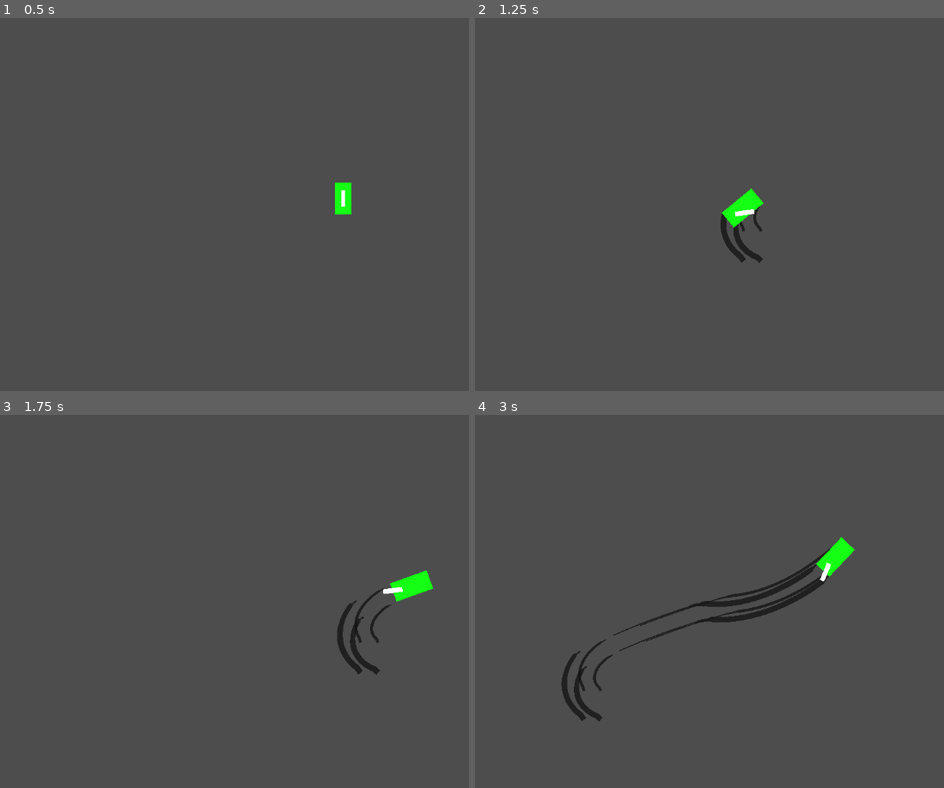
Above: before the commit, frames 1-4 (two rows, left to right).
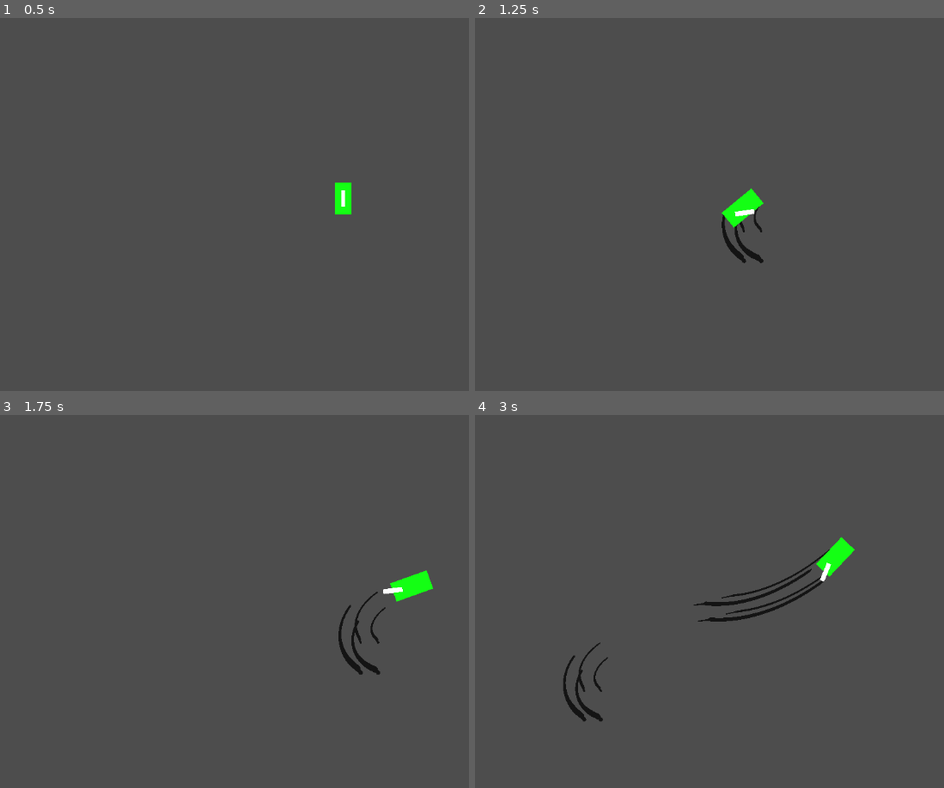
Above: after the commit, the same moments.

Repository: Denomycor/piratesoftware-16
Game: Godot game, scene res://assets/scenes/levels/arena.tscn
Two runs of this game, one before a commit and one after it. Both use one fixed random seed, a clock stepped at 60 frames per second and the inputs below. This scene is started directly instead of the project's main scene.
Inputs (mouse positions are in pixels of both pictures, inside the frame that each line leads up to):
- Up to frame 1 (0.5 s): no input
- Up to frame 2 (1.25 s): tap Enter at 0.5 s; move the mouse to (outside the picture) at 0.52 s; click (outside the picture) at 0.67 s
- Up to frame 3 (1.75 s): move the mouse to (206, 616) at 1.27 s; click (206, 616) at 1.42 s
- Up to frame 4 (3 s): move the mouse to (887, 511) at 2.02 s; click (887, 511) at 2.17 s; move the mouse to (784, 672) at 2.77 s; click (784, 672) at 2.92 s

Frame 1 is identical in both runs. In frame 2, less than 0.1% of the frame differs, in the area x 52-62%, y 50-66%; in frame 3, 0.2%; in frame 4, 0.8%, in the area x 18-77%, y 35-83%.

Commit message:
kinda fixed moving width

Diff:
--- a/assets/scenes/car/car.tscn
+++ b/assets/scenes/car/car.tscn
@@ -44,31 +44,35 @@
 [node name="Wheel" type="Node2D" parent="."]
 position = Vector2(9, -15)
 script = ExtResource("4_wkcph")
+max_points = 400
 max_width = 3.0
-point_duration = 8.0
-min_drift_strength = 30.0
-max_drift_strength = 100.0
+point_duration = 5.0
+min_drift_strength = 50.0
+max_drift_strength = 200.0
 
 [node name="Wheel2" type="Node2D" parent="."]
 position = Vector2(-9, -15)
 script = ExtResource("4_wkcph")
+max_points = 400
 max_width = 3.0
-point_duration = 8.0
-min_drift_strength = 30.0
-max_drift_strength = 100.0
+point_duration = 5.0
+min_drift_strength = 50.0
+max_drift_strength = 200.0
 
 [node name="Wheel3" type="Node2D" parent="."]
 position = Vector2(9, 16)
 script = ExtResource("4_wkcph")
+max_points = 400
 max_width = 6.0
-point_duration = 8.0
-min_drift_strength = 30.0
-max_drift_strength = 100.0
+point_duration = 5.0
+min_drift_strength = 50.0
+max_drift_strength = 200.0
 
 [node name="Wheel4" type="Node2D" parent="."]
 position = Vector2(-9, 16)
 script = ExtResource("4_wkcph")
+max_points = 400
 max_width = 6.0
-point_duration = 8.0
-min_drift_strength = 30.0
-max_drift_strength = 100.0
+point_duration = 5.0
+min_drift_strength = 50.0
+max_drift_strength = 200.0
--- a/assets/scenes/car/drift_line.tscn
+++ b/assets/scenes/car/drift_line.tscn
@@ -1,12 +1,13 @@
-[gd_scene load_steps=3 format=3 uid="uid://vnjfkg2hdmsq"]
+[gd_scene load_steps=2 format=3 uid="uid://vnjfkg2hdmsq"]
 
 [ext_resource type="Script" path="res://assets/scripts/drift_line.gd" id="1_tw6y0"]
-
-[sub_resource type="Curve" id="Curve_eket1"]
 
 [node name="DriftLine" type="Line2D"]
 z_index = -1
 width = 1.0
-width_curve = SubResource("Curve_eket1")
-default_color = Color(0.0784314, 0.0784314, 0.0784314, 0.784314)
+default_color = Color(0.0784314, 0.0784314, 0.0784314, 1)
+joint_mode = 2
+begin_cap_mode = 2
+end_cap_mode = 2
+antialiased = true
 script = ExtResource("1_tw6y0")
--- a/assets/scripts/drift_line.gd
+++ b/assets/scripts/drift_line.gd
@@ -3,6 +3,8 @@
 var max_points: int
 var min_width: float
 var max_width: float
+var min_alpha: float
+var max_alpha: float
 var point_duration: float
 var min_drift_strength: float
 var max_drift_strength: float
@@ -10,47 +12,74 @@
 var free_when_empty: bool = false
 
 @onready var width_points: Array[float]
+@onready var alpha_points: Array[float]
+@onready var point_distance: Array[float]
 @onready var point_age: Array[float]
 
-func _process(delta: float):
-	for idx in point_age.size()-1:
+func _physics_process(delta: float):
+	for idx in point_age.size():
 		point_age[idx] += delta
 		if point_age[idx] > point_duration:
 			remove_drift_point(idx)
-		idx += 1
 
 	if get_point_count() > max_points:
 		remove_drift_point(0)
 
-	set_width_curve()
+	if points.size() <= 0 and free_when_empty:
+		queue_free()
+	set_width_curve.call_deferred()
 
-	if points.size() == 0 and free_when_empty:
-		queue_free()
-
-func set_params(max_drift_points: int, min_line_width: float, max_line_width: float, drift_point_duration: float, min_line_drift_strength: float, max_line_drift_strength: float) -> void:
+func set_params(max_drift_points: int, min_line_width: float, max_line_width: float, min_drift_alpha: float, max_drift_alpha: float, drift_point_duration: float, min_line_drift_strength: float, max_line_drift_strength: float) -> void:
 	max_points = max_drift_points
 	min_width = min_line_width
 	max_width = max_line_width
+	min_alpha = min_drift_alpha
+	max_alpha = max_drift_alpha
 	point_duration = drift_point_duration
 	min_drift_strength = min_line_drift_strength
 	max_drift_strength = max_line_drift_strength
 
 func remove_drift_point(idx: int) -> void:
 	width_points.remove_at.call_deferred(idx)
+	alpha_points.remove_at.call_deferred(idx)
 	point_age.remove_at.call_deferred(idx)
+	point_distance.remove_at.call_deferred(idx)
 	remove_point.call_deferred(idx)
+	set_width_curve.call_deferred()
+	#set_drift_gradient.call_deferred()
 
-func add_drift_point(pos: Vector2, w: float) -> void:
+func add_drift_point(pos: Vector2, w: float, a: float) -> void:
+	var d: float
 	point_age.append(0.0)
 	width_points.append(w)
+	alpha_points.append(a)
+
+	if point_distance.size() == 0:
+		d = 0
+		point_distance.append(d)
+	else:
+		d = get_point_position(points.size()-1).distance_to(pos)
+		point_distance.append(point_distance[point_distance.size()-1] + d)
+
 	add_point(pos)
+	set_width_curve.call_deferred()
+	#set_drift_gradient.call_deferred()
+
+func set_drift_gradient() -> void:
+	var temp_gradient:= Gradient.new()
+	for idx in alpha_points.size():
+		var temp_color = default_color
+		temp_color.a = alpha_points[idx]/255
+		temp_gradient.add_point(1,temp_color)
+	gradient = temp_gradient
 
 func set_width_curve() -> void:
 	var temp_curve:= Curve.new()
 	temp_curve.min_value = min_width
 	temp_curve.max_value = max_width
-	var idx := 1
-	for point in width_points:
-		temp_curve.add_point(Vector2(float(idx)/width_points.size(),point))
-		idx += 1
+	for idx in width_points.size():
+		temp_curve.add_point(Vector2(get_point_ratio(idx),width_points[idx]))
 	width_curve = temp_curve
+
+func get_point_ratio(idx: int) -> float:
+	return (point_distance[idx]-point_distance[0])/(point_distance[point_distance.size()-1]-point_distance[0])
--- a/assets/scripts/wheel.gd
+++ b/assets/scripts/wheel.gd
@@ -1,10 +1,13 @@
 class_name Wheel extends Node2D
 
 const DRIFT_LINE = preload("res://assets/scenes/car/drift_line.tscn")
+const TICK_TIME = 0.0
 
 @export var max_points: int = 1000
 @export var min_width: float = 1
 @export var max_width: float = 4
+@export var min_alpha: float = 100
+@export var max_alpha: float = 200
 @export var point_duration: float = 3
 @export var min_drift_strength: float = 10
 @export var max_drift_strength: float = 40
@@ -12,28 +15,33 @@
 var drift_strength: float
 var drift_line: DriftLine
 var arena: Node2D
+var tick := 3.0
 
 func _ready():
-	create_drift_line()
+    create_drift_line()
 
 func _physics_process(_delta: float) -> void:
-	drift_strength = owner.get_drift_strength()
+    drift_strength = owner.get_drift_strength()
+    if tick > TICK_TIME:
+        tick = 0
+        if drift_strength >= min_drift_strength:
+            if drift_line == null:
+                create_drift_line()
+            drift_line.add_drift_point(global_position, get_point_width(), get_point_alpha())
 
-func _process(_delta: float) -> void:
-	if drift_strength >= min_drift_strength:
-		if drift_line == null:
-			create_drift_line()
-		drift_line.add_drift_point(global_position, get_point_width())
-
-	if drift_strength < min_drift_strength:
-		if drift_line!=null:
-			drift_line.free_when_empty = true
-		drift_line = null
+        if drift_strength < min_drift_strength:
+            if drift_line!=null:
+                drift_line.free_when_empty = true
+            drift_line = null
+    tick += _delta
 
 func create_drift_line() -> void:
-	drift_line = DRIFT_LINE.instantiate()
-	drift_line.set_params(max_points, min_width, max_width, point_duration, min_drift_strength, max_drift_strength)
-	owner.get_parent().add_child.call_deferred(drift_line)
+    drift_line = DRIFT_LINE.instantiate()
+    drift_line.set_params(max_points, min_width, max_width, min_alpha, max_alpha, point_duration, min_drift_strength, max_drift_strength)
+    owner.get_parent().add_child.call_deferred(drift_line)
 
 func get_point_width() -> float:
-	return clampf(lerpf(min_width,max_width,(drift_strength-min_drift_strength)/max_drift_strength),min_width,max_width)
+    return clampf(lerpf(min_width,max_width,(drift_strength-min_drift_strength)/max_drift_strength),min_width,max_width)
+
+func get_point_alpha() -> float:
+    return clampf(lerpf(min_alpha,max_alpha,(drift_strength-min_drift_strength)/max_drift_strength),min_alpha,max_alpha)
